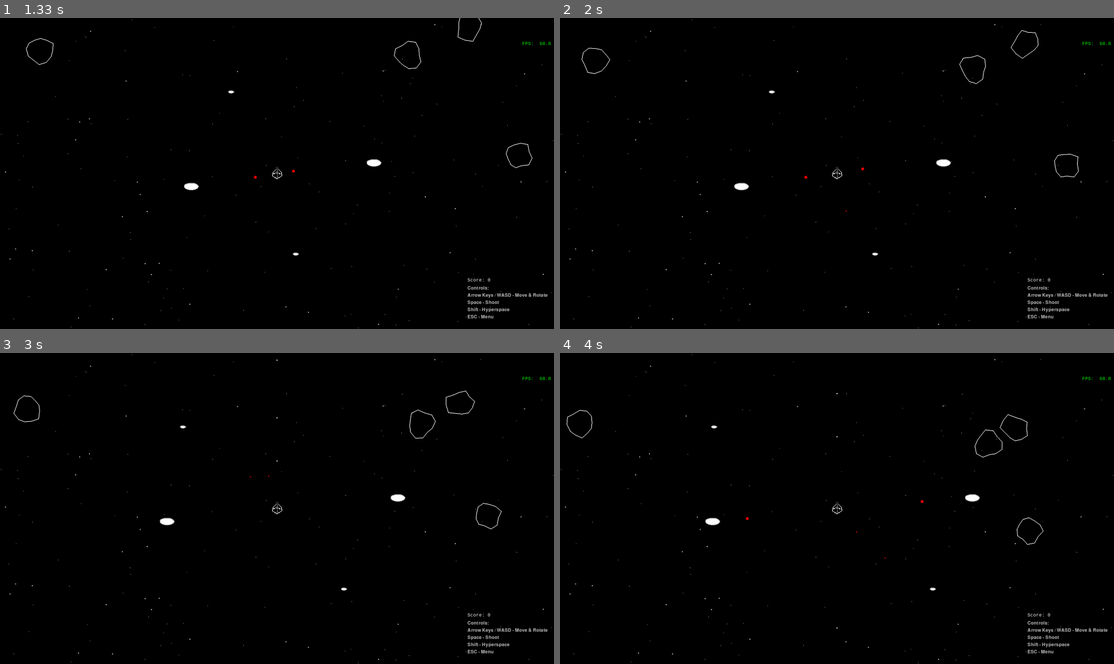
Above: before the commit, frames 1-4 (two rows, left to right).
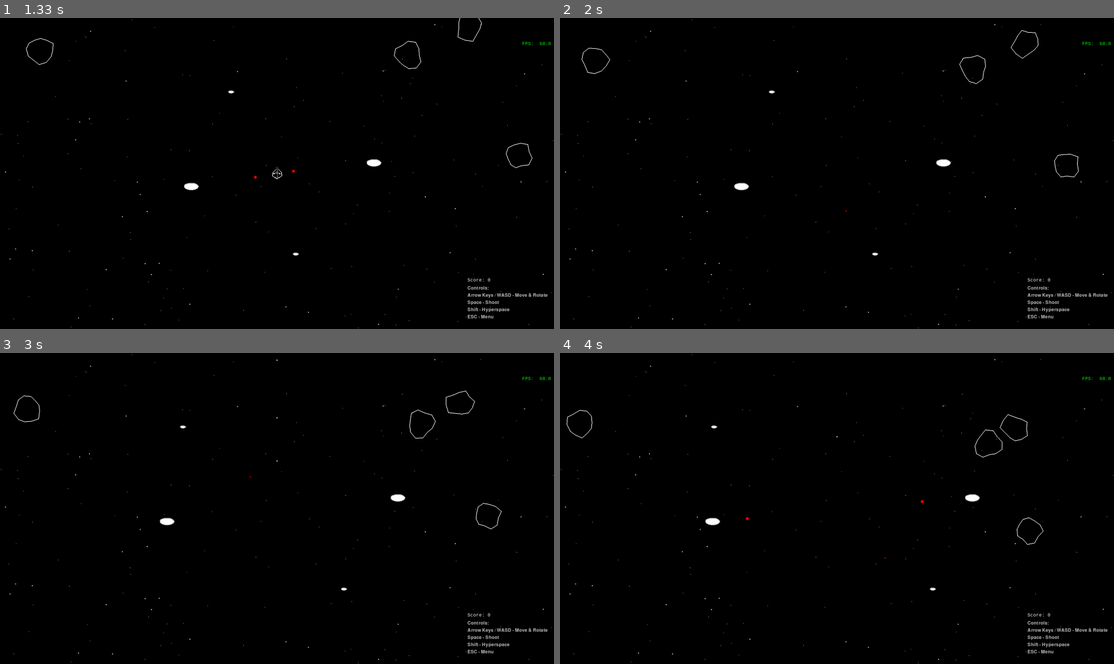
Above: after the commit, the same moments.

Repository: Ger-Ostap12/pyGame_3_kurs
Game: pygame game, started from main.py
The game is run twice, just before and just after one commit, with the same random seed, the same clock (stepped at 60 frames per second) and the same inputs.
Inputs:
- Up to frame 1 (1.33 s): tap Enter at 0.33 s; tap T at 0.67 s
- Up to frame 2 (2 s): no input
- Up to frame 3 (3 s): tap Space at 2, 2.4, 2.7 s
- Up to frame 4 (4 s): tap Space at 3.23, 3.53, 3.73 s

Frame 1 is identical in both runs. In frame 2, less than 0.1% of the frame differs, in the area x 44-55%, y 47-52%; in frame 3, less than 0.1%; in frame 4, less than 0.1%.

Commit message:
Add files via upload
добавил получения урона

Diff:
--- a/core/states.py
+++ b/core/states.py
@@ -215,17 +215,24 @@
         # Обновляем все объекты через менеджер
         self.game.update_objects(dt)
 
+        player_alive = self.player is not None and self.player.is_alive()
+
+        # Список активных объектов для коллизий
+        asteroids = [
+            obj for obj in self.game.game_objects
+            if isinstance(obj, Asteroid) and obj.is_alive()
+        ]
+        enemies = [
+            obj for obj in self.game.game_objects
+            if isinstance(obj, (LargeSaucer, SmallSaucer)) and obj.is_alive()
+        ]
+        enemy_bullets = []
+        for enemy in enemies:
+            enemy_bullets.extend(enemy.get_bullets())
+
         # Проверяем коллизии между пулями игрока и врагами
-        if self.player is not None and self.player.is_alive():
+        if player_alive and self.player is not None:
             player_bullets = self.player.get_bullets()
-            asteroids = [
-                obj for obj in self.game.game_objects
-                if isinstance(obj, Asteroid) and obj.is_alive()
-            ]
-            enemies = [
-                obj for obj in self.game.game_objects
-                if isinstance(obj, (LargeSaucer, SmallSaucer)) and obj.is_alive()
-            ]
 
             # Простая проверка коллизий на основе расстояния (радиусная проверка)
             for bullet in player_bullets:
@@ -292,11 +299,7 @@
             obj.wrap_around_screen(self.game.size)
 
         # Проверяем столкновения игрока и астероидов
-        if self.player is not None and self.player.is_alive():
-            asteroids = [
-                obj for obj in self.game.game_objects
-                if isinstance(obj, Asteroid) and obj.is_alive()
-            ]
+        if player_alive and self.player is not None:
             for asteroid in asteroids:
                 distance = (self.player.position - asteroid.position).length()
                 if distance <= self.player.radius + asteroid.radius:
@@ -316,6 +319,46 @@
                     if not still_alive:
                         break
 
+        # Столкновение игрока с вражескими тарелками
+        if player_alive and self.player is not None:
+            for enemy in enemies:
+                if not enemy.is_alive():
+                    continue
+                distance = (self.player.position - enemy.position).length()
+                if distance <= self.player.radius + enemy.radius:
+                    enemy.kill()
+                    points = ScoringSystem.get_points_for_enemy_instance(enemy)
+                    self.score += points
+                    if self.particle_system is not None:
+                        self.particle_system.add_explosion(
+                            enemy.position,
+                            color=pygame.Color("orange"),
+                            particle_count=30,
+                            speed=220.0,
+                            lifetime=0.45
+                        )
+                    if not self.player.take_damage():
+                        break
+
+        # Пули врагов попадают по игроку
+        if player_alive and self.player is not None:
+            for bullet in enemy_bullets:
+                if not bullet.is_alive():
+                    continue
+                distance = (self.player.position - bullet.position).length()
+                if distance <= self.player.radius + bullet.radius:
+                    bullet.kill()
+                    if self.particle_system is not None:
+                        self.particle_system.add_explosion(
+                            self.player.position,
+                            color=pygame.Color("red"),
+                            particle_count=20,
+                            speed=180.0,
+                            lifetime=0.35
+                        )
+                    if not self.player.take_damage():
+                        break
+
         # Обновляем графические системы
         if self.star_field is not None and self.player is not None:
             player_velocity = self.player.velocity if self.player.is_alive() else Vector2(0, 0)
